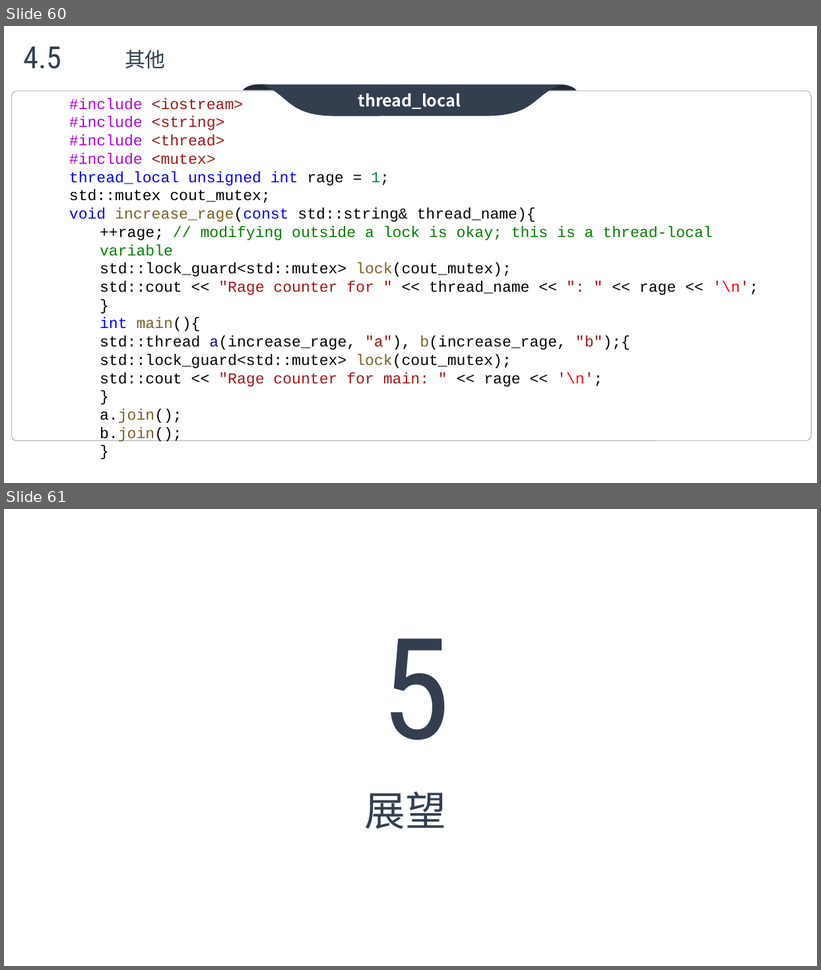
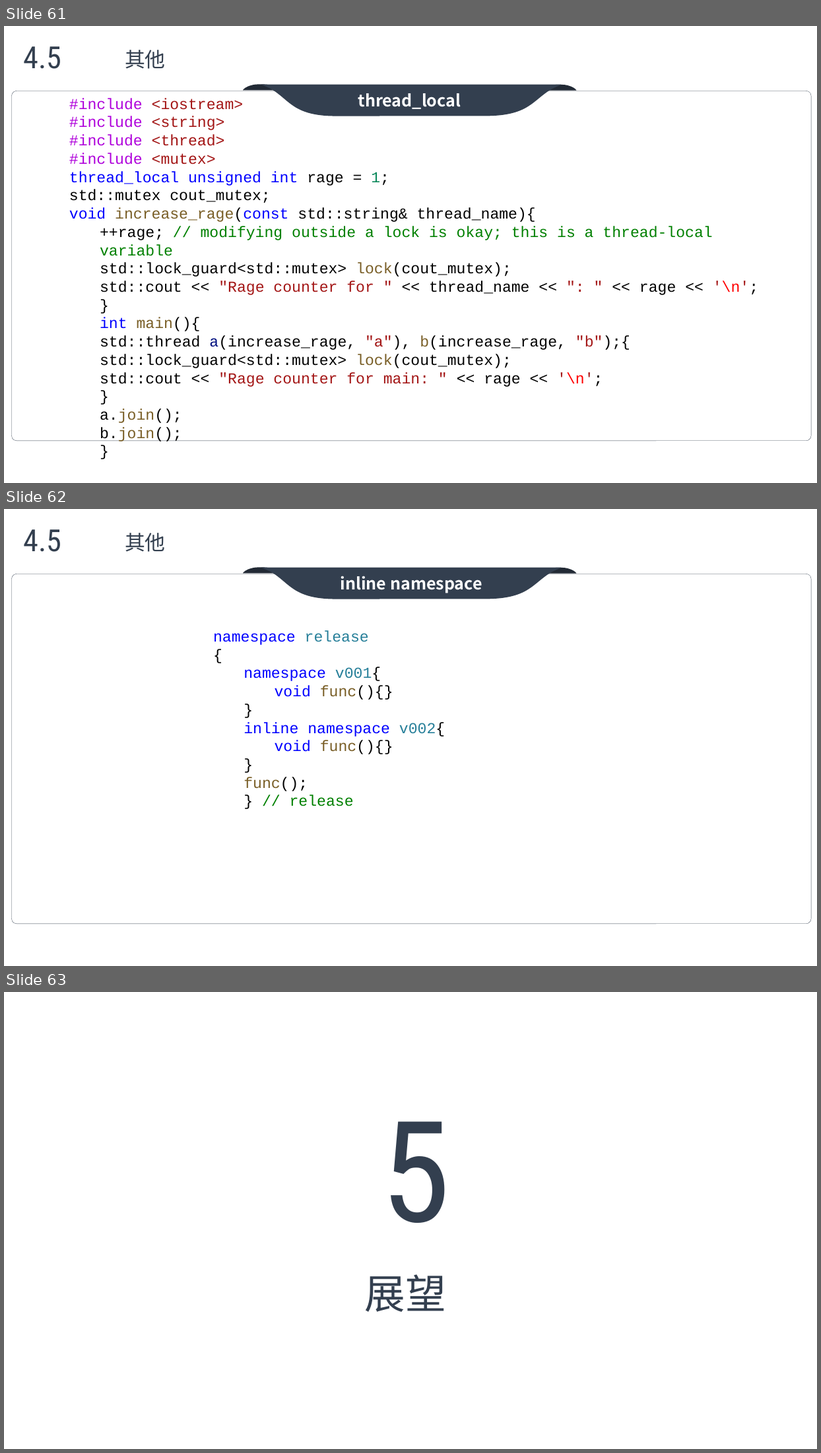
Before and after one commit to max4sharing/modern_cpp, a slide deck: C++11.pptx. Shown one above the other, each under a label of ours: slides 60 and 61 before the commit, slides 61, 62 and 63 after it. The pictures are 821x970 and 821x1453 pixels, drawn with LibreOffice and Linux fonts; fonts in the diff are those of the drawing; background and template pictures are left out. Boxes give left, top, right and bottom in pixels: in the first picture for what was removed or moved away, otherwise in the second. Text is boxed around its words. In the diff, an @@ line names an element or a change of style, - is before the commit and + after.

```diff
--- a/C++11.pptx
+++ b/C++11.pptx
@@ slide 62 added at box(4, 509, 817, 966), background picture (left out) @@
@@ text added at box(23, 529, 61, 552), 36 pt, text #333F4F @@
+4.5
@@ text added at box(125, 533, 166, 552), 24 pt, text #333F4F @@
+其他
@@ group added at box(12, 568, 812, 923): 3 freeform shapes, 1 rounded rectangle @@
+inline namespace
@@ text added at box(213, 630, 445, 807), 18 pt, text #0000FF @@
+namespace release
+{
+  namespace v001{
+    void func(){}
+  }
+  inline namespace v002{
+    void func(){}
+  }
+  func();
+} // release
@@ what was slide 60 is now slide 61 @@
@@ what was slide 61 is now slide 63 @@
```
Also in this commit, not shown: 7 other slides added.
